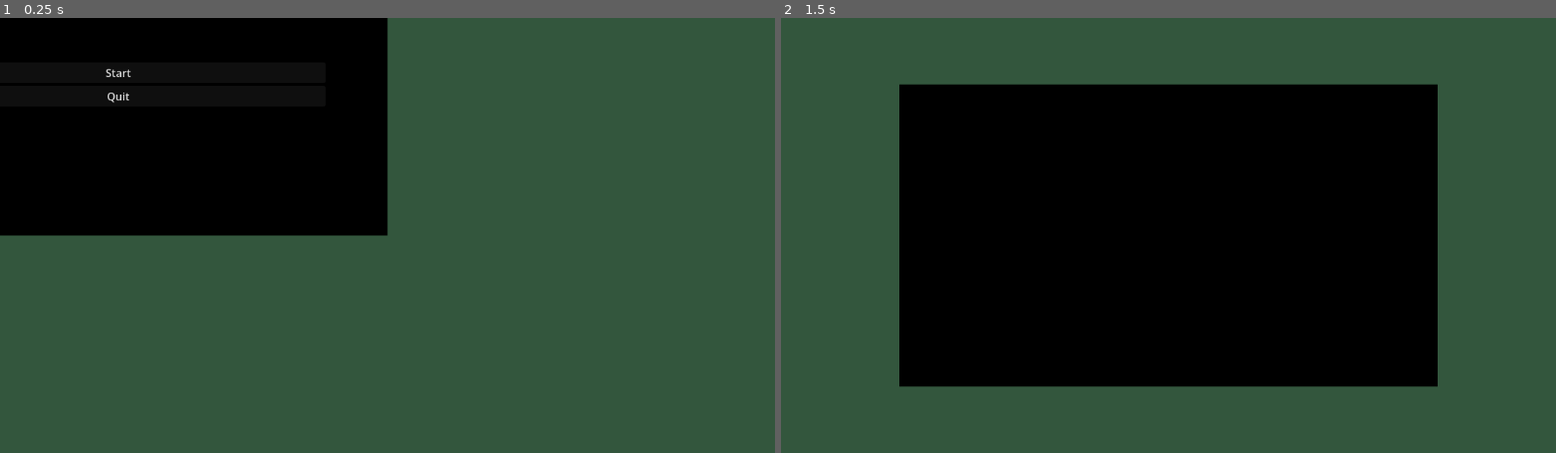
Above: before the commit, frames 1-2 (left to right).
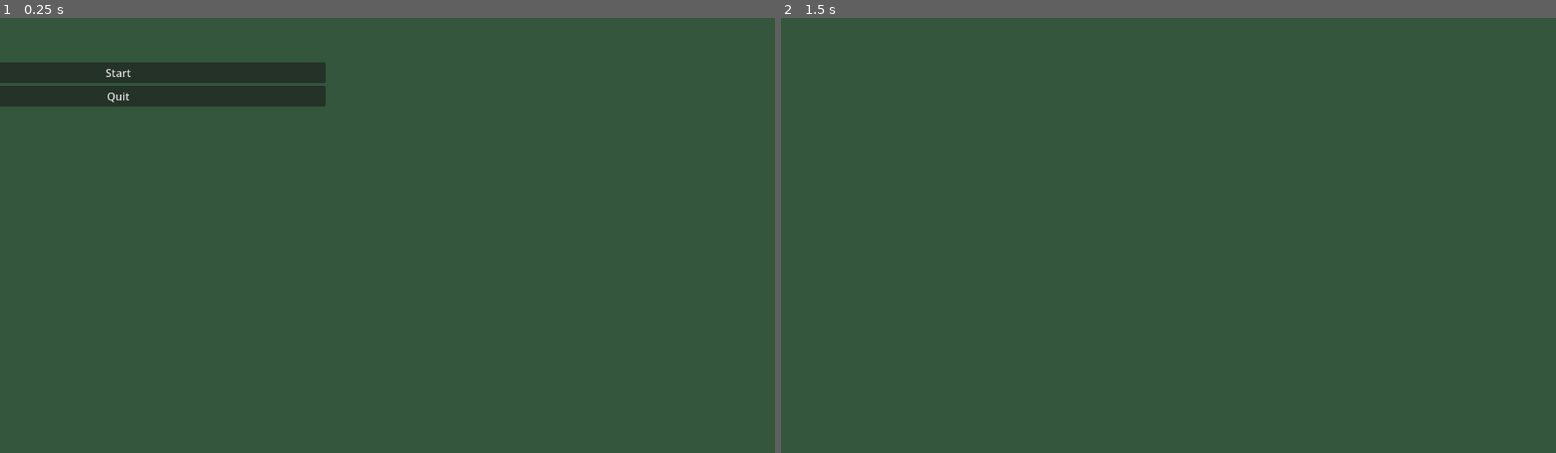
Above: after the commit, the same moments.

Repository: PEOL0/DD1367-Interactive-Sound-Wave-Simulation
Game: Godot game, scene res://start.tscn
The game is run twice, just before and just after one commit, with the same random seed, the same clock (stepped at 60 frames per second) and the same inputs.
Inputs (mouse positions are in pixels of both pictures, inside the frame that each line leads up to):
- Up to frame 1 (0.25 s): no input
- Up to frame 2 (1.5 s): click "Start" at 0.5 s; tap Enter at 1.25 s; move the mouse to (1339, 213) at 1.27 s; tap R at 1.35 s; click (1339, 213) at 1.42 s

The runs differ from the first frame. In frame 1, 25% of the frame differs, in the area x 0-51%, y 0-51%; in frame 2, 48%, in the area x 15-85%, y 15-85%.
Error in both runs: Cannot call method 'shader_create_from_spirv' on a null value. (res://main.gd:46)

Commit message:
Make the base color for the ColorRect transparent

Diff:
--- a/sound-game/main.gdshader
+++ b/sound-game/main.gdshader
@@ -16,5 +16,5 @@
     float intensity = clamp(abs(scaled), 0.0, 1.0);
     vec3 color = (scaled >= 0.0) ? pos_color * intensity : neg_color * intensity;
 
-    COLOR = vec4(color, 1.0);
+    COLOR = vec4(color, intensity);
 }
